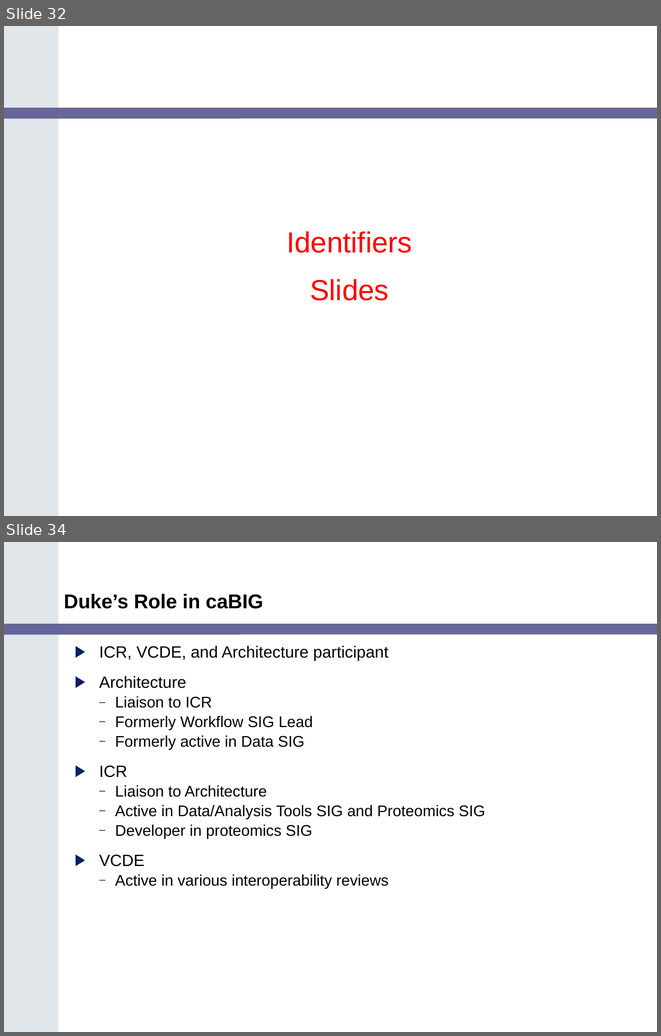
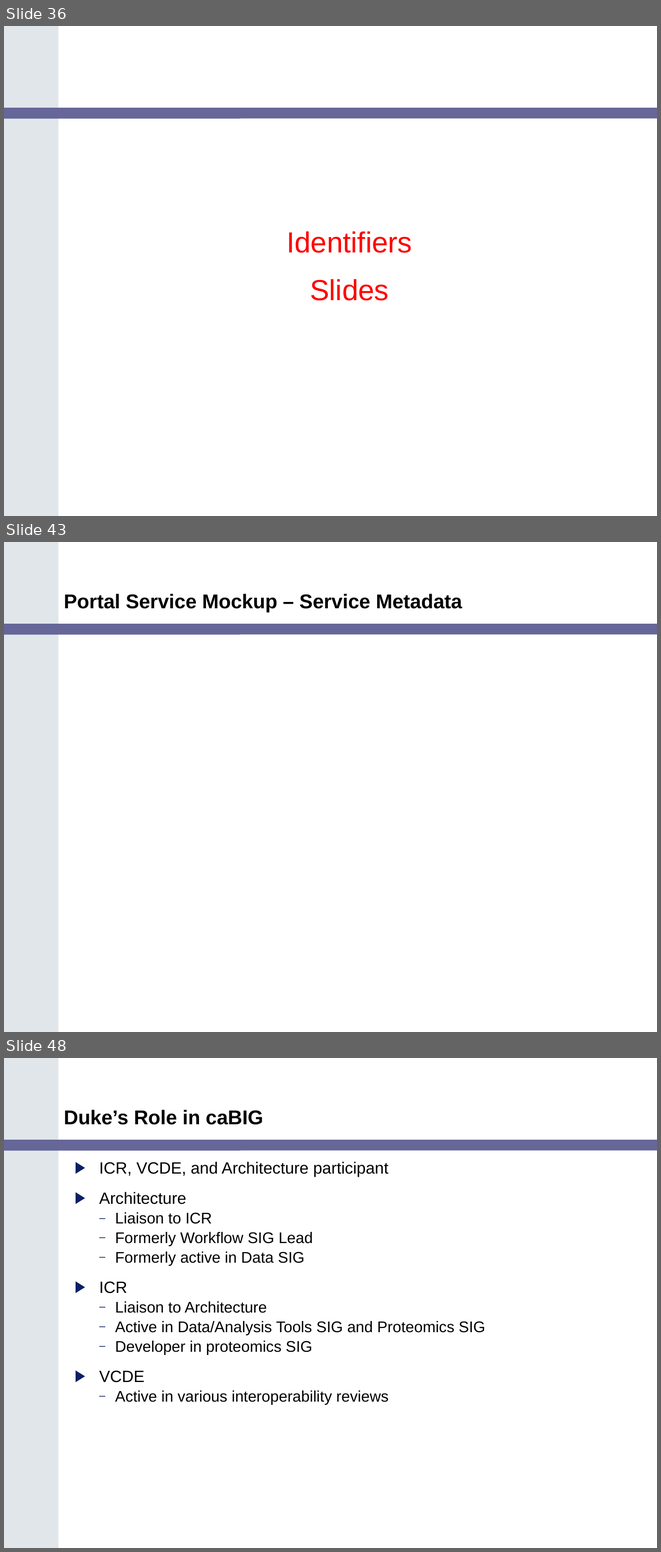
Before and after one commit to NCIP/cagrid-docs, a slide deck: presentations/200602_VCDE_ARCH/caGrid_Update_Arch_VCDE_Feb1.ppt. Shown one above the other, each under a label of ours: slides 32 and 34 before the commit, slides 36, 43 and 48 after it; the slides between them are not shown. The pictures are 661x1036 and 661x1552 pixels, drawn with LibreOffice and Linux fonts; fonts in the diff are those of the drawing; background and template pictures are left out. Boxes give left, top, right and bottom in pixels: in the first picture for what was removed or moved away, otherwise in the second. Text is boxed around its words. In the diff, an @@ line names an element or a change of style, - is before the commit and + after.

```diff
--- a/presentations/200602_VCDE_ARCH/caGrid_Update_Arch_VCDE_Feb1.ppt
+++ b/presentations/200602_VCDE_ARCH/caGrid_Update_Arch_VCDE_Feb1.ppt
@@ slide 43 added at [4,542,657,1032], background picture (left out); not listed: 2 template elements that a slide beside it also shows @@
@@ title added at [64,593,462,612], 22 pt, text #000000, bold @@
+Portal Service Mockup – Service Metadata
@@ what was slide 32 is now slide 36 @@
@@ what was slide 34 is now slide 48 @@
```
Also in this commit, not shown: 15 other slides added, 2 slides removed.
